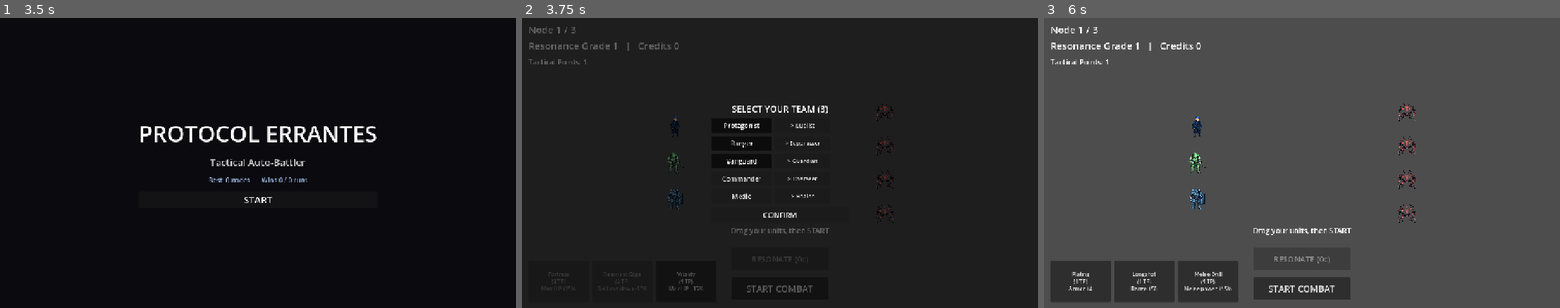
Above: before the commit, frames 1-3 (left to right).
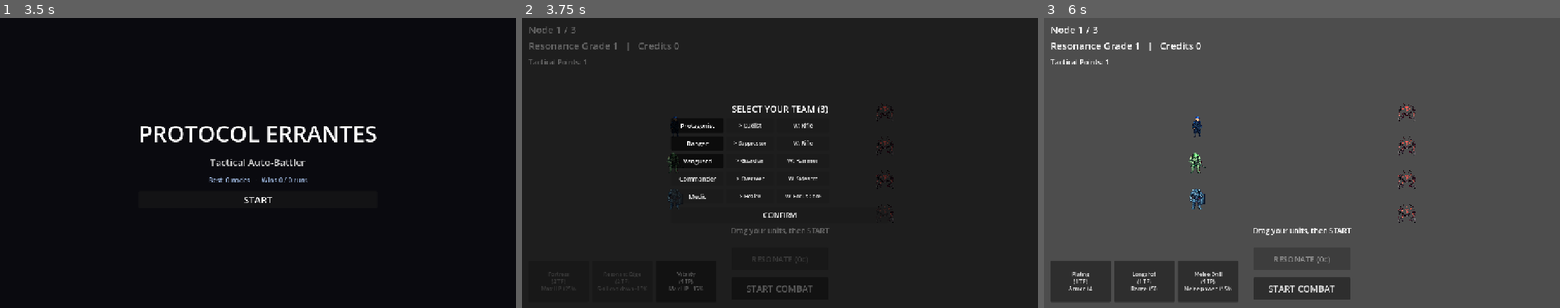
Above: after the commit, the same moments.

Repository: Hwari2929/PROTOCOL-ERRANTEs
Game: Godot game, scene res://scenes/main.tscn
The game is run twice, just before and just after one commit, with the same random seed, the same clock (stepped at 60 frames per second) and the same inputs.
Inputs (mouse positions are in pixels of both pictures, inside the frame that each line leads up to):
- Up to frame 1 (3.5 s): click (278, 125) at 0.5 s, where only the run after the commit has a clickable "W: Rifle"; click (278, 142) at 1.25 s, where only the run after the commit has a clickable "W: Rifle"; click (278, 160) at 2 s, where only the run after the commit has a clickable "W: Hammer"; click (278, 177) at 2.75 s, where only the run after the commit has a clickable "W: Sidearm"
- Up to frame 2 (3.75 s): click (800, 197) at 3.5 s, where only the run after the commit has a clickable "W: Focus Core"
- Up to frame 3 (6 s): click "START COMBAT" at 4.25 s; click "START COMBAT" at 5 s; click "CONFIRM" at 5.75 s

Frame 1 is identical in both runs. In frame 2, 0.9% of the frame differs, in the area x 28-71%, y 34-70%; in frame 3, nothing differs.

Commit message:
feat(equipment): weapon selection UI in team select [opus]
- team_select: per-class weapon cycle button (W: ...); selected_weapons threaded
- battle_field.set_player_team(ids, subclasses, weapons); _make_unit applies chosen weapon at spawn
- verified: weapon choices apply to units; run wins; layout clean

Co-Authored-By: Claude Opus 4.8 <noreply@anthropic.com>

Diff:
--- a/scripts/battle/battle_field.gd
+++ b/scripts/battle/battle_field.gd
@@ -114,7 +114,7 @@
 
 ## Rebuild the player team from a list of roster ids (used by team selection).
 ## Invalid/empty selections fall back to the default trio.
-func set_player_team(ids: Array, subclasses: Dictionary = {}) -> void:
+func set_player_team(ids: Array, subclasses: Dictionary = {}, weapons: Dictionary = {}) -> void:
 	for u in units.get_children():
 		if is_instance_valid(u) and u.is_in_group("unit") and int(u.get("team")) == TEAM_PLAYER:
 			u.queue_free()
@@ -124,27 +124,26 @@
 			valid.append(id)
 	if valid.is_empty():
 		valid = PLAYER_TEAM_IDS
-	_spawn_player_ids(valid, subclasses)
+	_spawn_player_ids(valid, subclasses, weapons)
 	EventBus.team_changed.emit(valid)
 	begin_prep()
 
 
-func _spawn_player_ids(ids: Array, subclasses: Dictionary = {}) -> void:
+func _spawn_player_ids(ids: Array, subclasses: Dictionary = {}, weapons: Dictionary = {}) -> void:
 	var n: int = ids.size()
 	for i in n:
 		var id: String = ids[i]
 		var cfg: Dictionary = ROSTER[id]
-		var u: Node2D = _make_unit(TEAM_PLAYER, cfg, id)
-		# Override the default subclass with the player's choice (tiers apply later).
-		if subclasses.has(id) and String(subclasses[id]) != "":
-			u.set("subclass_id", subclasses[id])
+		var sub: String = String(subclasses.get(id, ""))
+		var weap: String = String(weapons.get(id, ""))
+		var u: Node2D = _make_unit(TEAM_PLAYER, cfg, id, sub, weap)
 		var offset: float = (float(i) - float(n - 1) / 2.0) * 90.0
 		u.position = Vector2(380.0, 360.0 + offset)
 
 
 ## Spawn one unit, tag its team/group, and apply stats dynamically.
 ## unit.gd has no class_name, so its script vars are assigned via set().
-func _make_unit(team: int, cfg: Dictionary, sprite_id: String = "") -> Node2D:
+func _make_unit(team: int, cfg: Dictionary, sprite_id: String = "", subclass_id: String = "", weapon_id: String = "") -> Node2D:
 	var u: Node2D = UNIT.instantiate()
 	units.add_child(u)
 	if u.has_method("setup"):
@@ -155,12 +154,10 @@
 	u.set("sprite_id", sprite_id)
 	if u.has_method("refresh_sprite"):
 		u.refresh_sprite()
-	# Class identity: default subclass + base inhesion (player classes only).
+	# Class identity: subclass + weapon + base inhesion (player classes only).
 	if ClassData.has_class(sprite_id):
-		if String(u.get("subclass_id")) == "":
-			u.set("subclass_id", ClassData.default_subclass(sprite_id))
-		if String(u.get("weapon_id")) == "":
-			u.set("weapon_id", ItemData.default_for(sprite_id))
+		u.set("subclass_id", subclass_id if subclass_id != "" else ClassData.default_subclass(sprite_id))
+		u.set("weapon_id", weapon_id if weapon_id != "" else ItemData.default_for(sprite_id))
 		if u.has_method("apply_base_inhesion"):
 			u.apply_base_inhesion()
 		if u.has_method("equip_weapon"):
--- a/scripts/ui/team_select.gd
+++ b/scripts/ui/team_select.gd
@@ -9,8 +9,10 @@
 
 var _selected_ids: Array[String] = []
 var _subclass_choice: Dictionary = {}    # class_id -> subclass_id
+var _weapon_choice: Dictionary = {}      # class_id -> weapon_id
 var _class_buttons: Dictionary = {}      # class_id -> Button (toggle)
 var _sub_buttons: Dictionary = {}        # class_id -> Button (cycle)
+var _weapon_buttons: Dictionary = {}     # class_id -> Button (cycle)
 var _confirm_button: Button
 var _vbox: VBoxContainer
 
@@ -38,8 +40,8 @@
 	_vbox.anchor_top = 0.5
 	_vbox.anchor_right = 0.5
 	_vbox.anchor_bottom = 0.5
-	_vbox.offset_left = -170.0
-	_vbox.offset_right = 170.0
+	_vbox.offset_left = -270.0
+	_vbox.offset_right = 270.0
 	_vbox.offset_top = -200.0
 	_vbox.offset_bottom = 200.0
 	add_child(_vbox)
@@ -52,6 +54,7 @@
 
 	for class_id in CLASS_LIST:
 		_subclass_choice[class_id] = ClassData.default_subclass(class_id)
+		_weapon_choice[class_id] = ItemData.default_for(class_id)
 		var row: HBoxContainer = HBoxContainer.new()
 		row.add_theme_constant_override("separation", 6)
 		_vbox.add_child(row)
@@ -59,19 +62,27 @@
 		var cbtn: Button = Button.new()
 		cbtn.text = class_id.capitalize()
 		cbtn.toggle_mode = true
-		cbtn.custom_minimum_size = Vector2(150.0, 36.0)
-		cbtn.add_theme_font_size_override("font_size", 16)
+		cbtn.custom_minimum_size = Vector2(130.0, 36.0)
+		cbtn.add_theme_font_size_override("font_size", 15)
 		cbtn.toggled.connect(_on_class_toggled.bind(class_id))
 		row.add_child(cbtn)
 		_class_buttons[class_id] = cbtn
 
 		var sbtn: Button = Button.new()
-		sbtn.custom_minimum_size = Vector2(140.0, 36.0)
-		sbtn.add_theme_font_size_override("font_size", 14)
+		sbtn.custom_minimum_size = Vector2(120.0, 36.0)
+		sbtn.add_theme_font_size_override("font_size", 13)
 		sbtn.pressed.connect(_on_subclass_cycle.bind(class_id))
 		row.add_child(sbtn)
 		_sub_buttons[class_id] = sbtn
 		_update_sub_button(class_id)
+
+		var wbtn: Button = Button.new()
+		wbtn.custom_minimum_size = Vector2(130.0, 36.0)
+		wbtn.add_theme_font_size_override("font_size", 13)
+		wbtn.pressed.connect(_on_weapon_cycle.bind(class_id))
+		row.add_child(wbtn)
+		_weapon_buttons[class_id] = wbtn
+		_update_weapon_button(class_id)
 
 	_confirm_button = Button.new()
 	_confirm_button.text = "CONFIRM"
@@ -115,6 +126,31 @@
 	sbtn.text = "> " + sub_id.capitalize()
 
 
+func _on_weapon_cycle(class_id: String) -> void:
+	var ws: Array = ItemData.weapon_ids()
+	if ws.size() <= 1:
+		return
+	var cur: String = String(_weapon_choice.get(class_id, ""))
+	var idx: int = ws.find(cur)
+	idx = (idx + 1) % ws.size()
+	_weapon_choice[class_id] = ws[idx]
+	_update_weapon_button(class_id)
+
+
+func _update_weapon_button(class_id: String) -> void:
+	var wbtn: Button = _weapon_buttons.get(class_id)
+	if wbtn == null:
+		return
+	wbtn.text = "W: " + String(_weapon_choice.get(class_id, "")).capitalize()
+
+
+func selected_weapons() -> Dictionary:
+	var out: Dictionary = {}
+	for id in _selected_ids:
+		out[id] = _weapon_choice.get(id, ItemData.default_for(id))
+	return out
+
+
 func refresh() -> void:
 	if _confirm_button != null:
 		_confirm_button.disabled = (_selected_ids.size() != MAX_SELECTION)
@@ -136,5 +172,5 @@
 		return
 	var bf: Node = get_parent().get_parent().get_node_or_null("BattleField")
 	if bf != null and bf.has_method("set_player_team"):
-		bf.set_player_team(_selected_ids, selected_subclasses())
+		bf.set_player_team(_selected_ids, selected_subclasses(), selected_weapons())
 	visible = false
